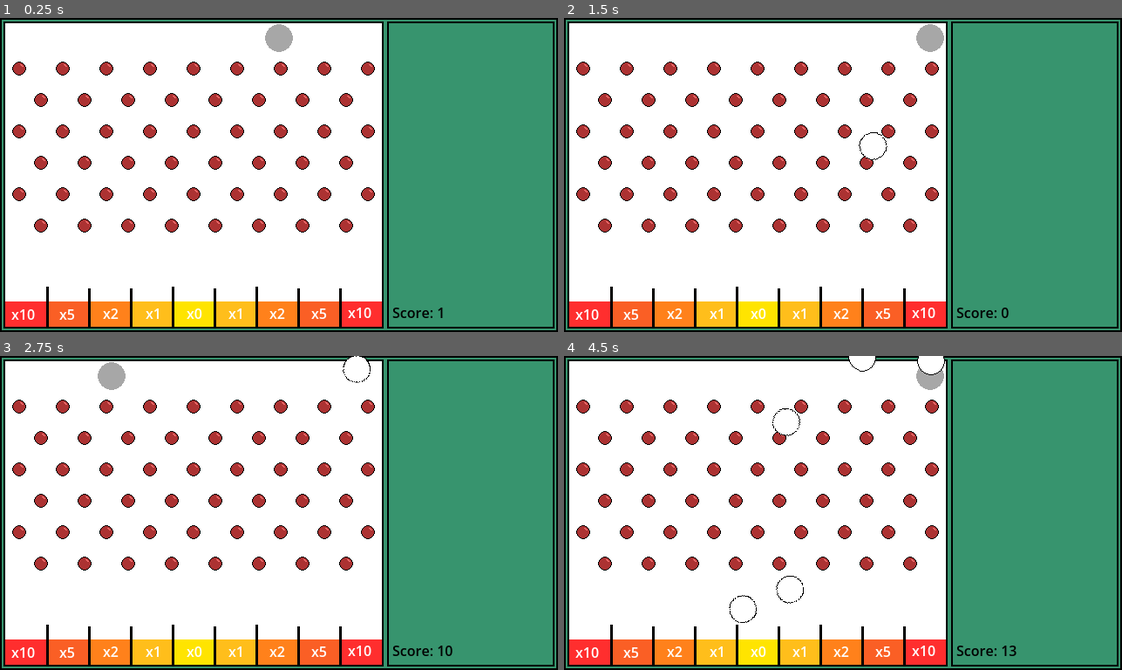
Above: before the commit, frames 1-4 (two rows, left to right).
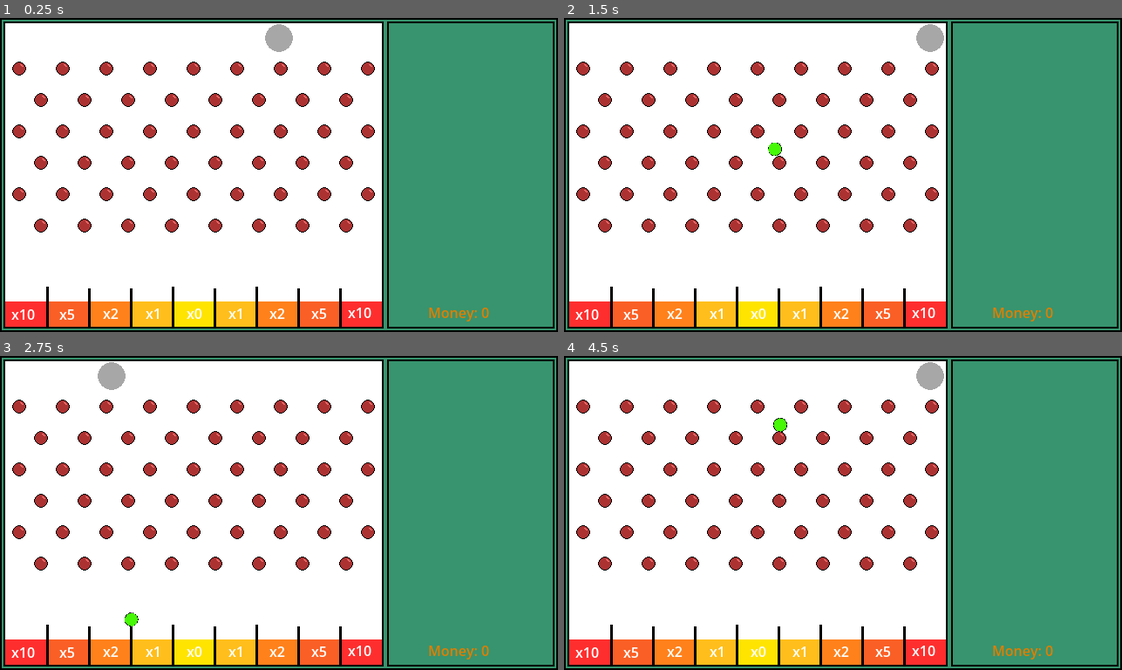
Above: after the commit, the same moments.

Repository: Dyllium/Havens-Game-Jam
Game: Godot game, scene res://Scenes/main.tscn
Same seed, same stepped clock (60 frames per second), same inputs: the game is played once before the commit and once after it.
Inputs (mouse positions are in pixels of both pictures, inside the frame that each line leads up to):
- Up to frame 1 (0.25 s): no input
- Up to frame 2 (1.5 s): tap Enter at 0.5 s; move the mouse to (815, 237) at 0.52 s; hold E (typeRight) from 0.53 s (still down); tap Space (spawn) at 0.6, 1.35 s; move the mouse to (1010, 222) at 1.27 s
- Up to frame 3 (2.75 s): move the mouse to (111, 465) at 2.02 s; release E (typeRight) at 2.03 s; hold Q (typeLeft) from 2.03 s (still down); tap Space (spawn) at 2.1 s
- Up to frame 4 (4.5 s): tap Space (spawn) at 2.75, 2.85, 3.6, 4.35 s; move the mouse to (870, 513) at 2.77 s; move the mouse to (759, 434) at 3.52 s; move the mouse to (965, 497) at 4.27 s; release Q (typeLeft) at 4.28 s; hold E (typeRight) from 4.28 s (still down)

The runs differ from the first frame. In frame 1, 0.3% of the frame differs, in the area x 70-88%, y 92-97%; in frame 2, 0.4%; in frame 3, 0.5%; in frame 4, 0.8%, in the area x 29-88%, y 0-97%.

Commit message:
more changes

Diff:
--- a/Scenes/ballTypes/normal_ball.tscn
+++ b/Scenes/ballTypes/normal_ball.tscn
@@ -8,18 +8,21 @@
 absorbent = true
 
 [sub_resource type="CircleShape2D" id="CircleShape2D_fequl"]
-radius = 13.0
+radius = 8.062258
 
-[node name="Normal Ball" type="RigidBody2D" unique_id=1940703358]
+[node name="Normal Ball" type="RigidBody2D" unique_id=1940703358 node_paths=PackedStringArray("visibleOnScreenNotifier")]
 collision_mask = 3
 physics_material_override = SubResource("PhysicsMaterial_bo1nx")
 script = ExtResource("1_qo60u")
 value = 1
-cost = 1
+visibleOnScreenNotifier = NodePath("VisibleOnScreenNotifier2D")
 metadata/_custom_type_script = "uid://cjoqxo1cgyft5"
 
 [node name="Sprite2D" type="Sprite2D" parent="." unique_id=1799065673]
+scale = Vector2(0.5, 0.5)
 texture = ExtResource("2_qo60u")
 
 [node name="CollisionShape2D" type="CollisionShape2D" parent="." unique_id=729024247]
 shape = SubResource("CircleShape2D_fequl")
+
+[node name="VisibleOnScreenNotifier2D" type="VisibleOnScreenNotifier2D" parent="." unique_id=1288533630]
--- a/Scenes/main.tscn
+++ b/Scenes/main.tscn
@@ -11,7 +11,7 @@
 [ext_resource type="PackedScene" uid="uid://buwbppiejeeiw" path="res://Scenes/pegs/basic_peg.tscn" id="9_ynf5e"]
 
 [sub_resource type="LabelSettings" id="LabelSettings_344ge"]
-font_color = Color(0, 0, 0, 1)
+font_color = Color(0.88235295, 0.49411765, 0, 1)
 
 [sub_resource type="PhysicsMaterial" id="PhysicsMaterial_hptm8"]
 bounce = 1.0
@@ -46,11 +46,11 @@
 position = Vector2(222, 23)
 
 [node name="ScoreText" type="Label" parent="." unique_id=2022087563]
-offset_left = 450.0
+offset_left = 491.0
 offset_top = 326.0
-offset_right = 498.0
+offset_right = 594.0
 offset_bottom = 349.0
-text = "Score:"
+text = "Money: -1000"
 label_settings = SubResource("LabelSettings_344ge")
 
 [node name="Test" type="Sprite2D" parent="." unique_id=1946862695]
@@ -381,7 +381,7 @@
 [node name="basicPeg17" parent="Pegs/Even2" unique_id=856936454 instance=ExtResource("9_ynf5e")]
 position = Vector2(339, 158)
 
-[node name="RigidBody2D" type="RigidBody2D" parent="." unique_id=210617220]
+[node name="RigidBody2D" type="StaticBody2D" parent="." unique_id=1765136952]
 collision_layer = 2
 
 [node name="CollisionShape2D" type="CollisionShape2D" parent="RigidBody2D" unique_id=529395717]
--- a/Scenes/pegs/basic_peg.tscn
+++ b/Scenes/pegs/basic_peg.tscn
@@ -3,10 +3,14 @@
 [ext_resource type="Script" uid="uid://cmlr2nxp40imp" path="res://Scripts/peg.gd" id="1_8f1kd"]
 [ext_resource type="Texture2D" uid="uid://c7hlvpgxbg6ts" path="res://Assets/basicPeg.png" id="2_8f1kd"]
 
+[sub_resource type="PhysicsMaterial" id="PhysicsMaterial_ynf5e"]
+bounce = 0.3
+
 [sub_resource type="CircleShape2D" id="CircleShape2D_fequl"]
 radius = 7.071068
 
 [node name="basicPeg" type="StaticBody2D" unique_id=1804966080]
+physics_material_override = SubResource("PhysicsMaterial_ynf5e")
 script = ExtResource("1_8f1kd")
 metadata/_custom_type_script = "uid://cmlr2nxp40imp"
 
--- /dev/null
+++ b/Scenes/popup_text.tscn
@@ -0,0 +1,13 @@
+[gd_scene format=3 uid="uid://clgdep4fqsjt5"]
+
+[ext_resource type="Script" uid="uid://ctmxbhvx1d0w8" path="res://Scripts/popup_text.gd" id="1_o4xd2"]
+
+[sub_resource type="LabelSettings" id="LabelSettings_ynf5e"]
+font_color = Color(0, 0, 0, 1)
+
+[node name="PopupText" type="Label" unique_id=663245211]
+offset_right = 40.0
+offset_bottom = 23.0
+text = "hello"
+label_settings = SubResource("LabelSettings_ynf5e")
+script = ExtResource("1_o4xd2")
--- a/Scripts/ball.gd
+++ b/Scripts/ball.gd
@@ -1,16 +1,20 @@
 class_name ball extends RigidBody2D
 
 @export var value: int
-@export var cost: int
+@export var visibleOnScreenNotifier: VisibleOnScreenNotifier2D
 
 var stuckTime: float = 0
-var stuckTimeLimit: float = 2
+var stuckTimeLimit: float = 1
 var stuckThreshold: float = 15
 var amountDropped: int = 1
 var maxAmountDropped: int = 3
+var extraMultiply: int = 1
 
 # Called when the node enters the scene tree for the first time.
 func _ready() -> void:
+	visibleOnScreenNotifier.screen_exited.connect(on_exit_screen)
+	amountDropped = 1
+	modulate = Color.from_rgba8(randi_range(0, 255), randi_range(0, 255), randi_range(0, 255), 255)
 	apply_central_impulse(Vector2(randf_range(-15,15), 0))
 
 
@@ -18,10 +22,17 @@
 func _process(delta: float) -> void:
 	if linear_velocity.length() < stuckThreshold:
 		stuckTime += delta
+	else:
+		stuckTime = 0
 	if stuckTime > stuckTimeLimit:
 		unstick_ball()
 
+	extraMultiply = amountDropped
 func unstick_ball():
-	var randomDir = Vector2(randf_range(-120, 120), randf_range(80, 200))
-	apply_central_impulse(randomDir)
+	global_position.y = 20
+	global_position.x = 225
+	apply_central_impulse(Vector2(randf_range(-15,15), 0))
 	stuckTime = 0
+
+func on_exit_screen() -> void:
+	queue_free()
--- a/Scripts/ball_spawner.gd
+++ b/Scripts/ball_spawner.gd
@@ -2,7 +2,9 @@
 
 @export var balls: Array[PackedScene]
 var type: int = 0
-var cost: int
+var maxSpawn: int = 1
+var amountSpawned: int = 0
+
 
 # Called when the node enters the scene tree for the first time.
 func _ready() -> void:
@@ -17,10 +19,9 @@
 	var ballScene = balls[type].instantiate()
 	ballScene.global_position.x = global_position.x
 
-	if Input.is_action_just_pressed("spawn"):
-		if GameManager.score - ballScene.cost >= 0:
-			GameManager.score -= ballScene.cost
-			get_tree().get_root().add_child(ballScene)
+	if Input.is_action_just_pressed("spawn") and amountSpawned < maxSpawn:
+		amountSpawned += 1
+		get_tree().get_root().add_child(ballScene)
 
 
 func setBallType() -> void:
--- a/Scripts/game_manager.gd
+++ b/Scripts/game_manager.gd
@@ -1,6 +1,6 @@
 class_name gameManager extends Node2D
 
-var score: int = 1
+var score: int = 0
 
 
 # Called when the node enters the scene tree for the first time.
--- a/Scripts/main.gd
+++ b/Scripts/main.gd
@@ -12,7 +12,7 @@
 
 # Called every frame. 'delta' is the elapsed time since the previous frame.
 func _process(delta: float) -> void:
-	score_text.text = "Score: " + str(GameManager.score)
+	score_text.text = "Money: " + str(GameManager.score)
 
 func _change_score(amount: int) -> void:
 	GameManager.score += amount
--- a/Scripts/multiplier.gd
+++ b/Scripts/multiplier.gd
@@ -1,6 +1,7 @@
 class_name multiplier extends Area2D
 
 @export var multiplierAmount: float
+const popupScene = preload("res://Scenes/popup_text.tscn")
 
 
 signal scoreChanged(amount: int)
@@ -17,14 +18,22 @@
 	pass
 
 func on_body_entered(body: RigidBody2D) -> void:
-	var amount: int = ceili(body.value * multiplierAmount)
+	var amount: int = ceili(body.value * multiplierAmount * body.extraMultiply)
 	scoreChanged.emit(amount)
+
+	var popup = popupScene.instantiate()
+	popup.text = "+" + str(int(body.value * multiplierAmount)) + " (x" + str(body.amountDropped) + ")"
+	popup.global_position = body.global_position + Vector2(randf_range(-20,20), -20)
+	get_tree().current_scene.add_child(popup)
+
+	if multiplierAmount == 0:
+		body.queue_free()
+
 	if body.amountDropped < body.maxAmountDropped:
 		body.amountDropped +=1
 		body.global_position.y = 0
+		body.global_position.x = randf_range(20, 420)
 		body.linear_velocity = Vector2.ZERO
 		body.apply_central_impulse(Vector2(randf_range(-15,15), 0))
 	else:
-		queue_free()
-	if multiplierAmount == 0:
 		body.queue_free()
--- /dev/null
+++ b/Scripts/popup_text.gd
@@ -0,0 +1,14 @@
+extends Label
+
+
+# Called when the node enters the scene tree for the first time.
+func _ready() -> void:
+	pass # Replace with function body.
+
+
+# Called every frame. 'delta' is the elapsed time since the previous frame.
+func _process(delta: float) -> void:
+	position.y -= 40 * delta
+	modulate.a -= delta * 1.5
+	if modulate.a <= 0:
+		queue_free()
--- a/project.godot
+++ b/project.godot
@@ -32,6 +32,7 @@
 spawn={
 "deadzone": 0.2,
 "events": [Object(InputEventKey,"resource_local_to_scene":false,"resource_name":"","device":-1,"window_id":0,"alt_press …(191 unchanged characters)…
+, Object(InputEventMouseButton,"resource_local_to_scene":false,"resource_name":"","device":-1,"window_id":0,"alt_pressed":false,"shift_pressed":false,"ctrl_pressed":false,"meta_pressed":false,"button_mask":0,"position":Vector2(0, 0),"global_position":Vector2(0, 0),"factor":1.0,"button_index":1,"canceled":false,"pressed":false,"double_click":false,"script":null)
 ]
 }
 typeLeft={
Not shown, added: Scripts/popup_text.gd.uid
Not shown, added: Scenes/main.tscn1508361592.tmp
Not shown, added: Scenes/main.tscn1513752368.tmp
